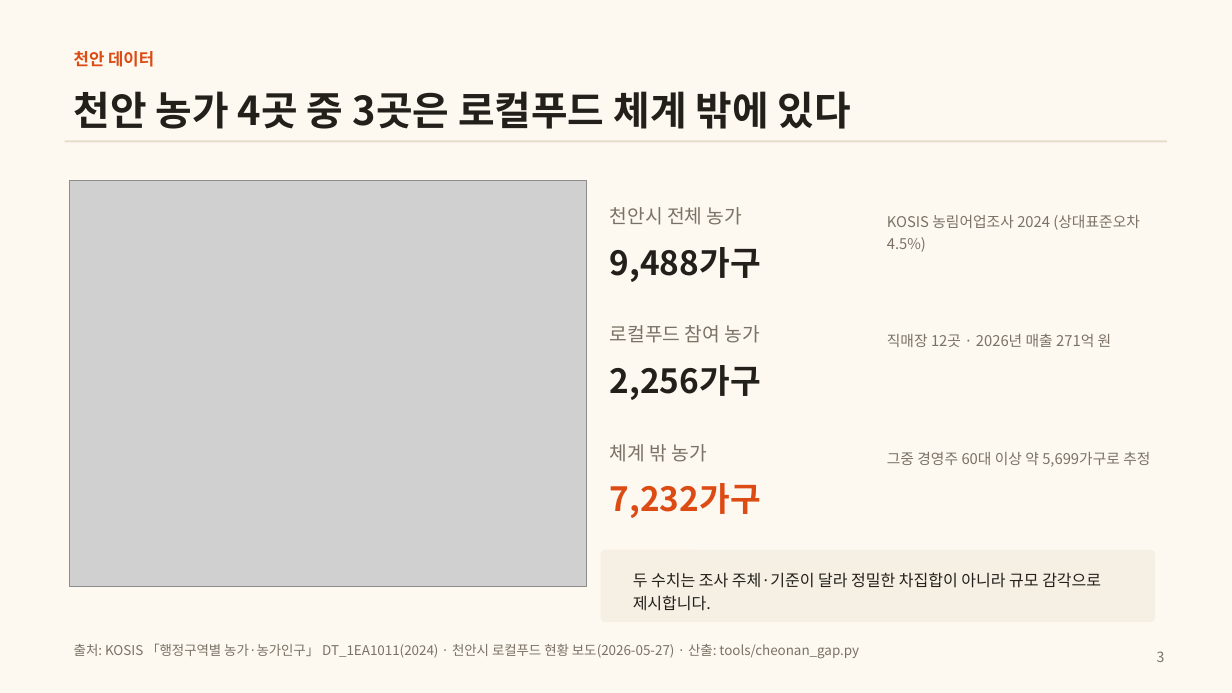
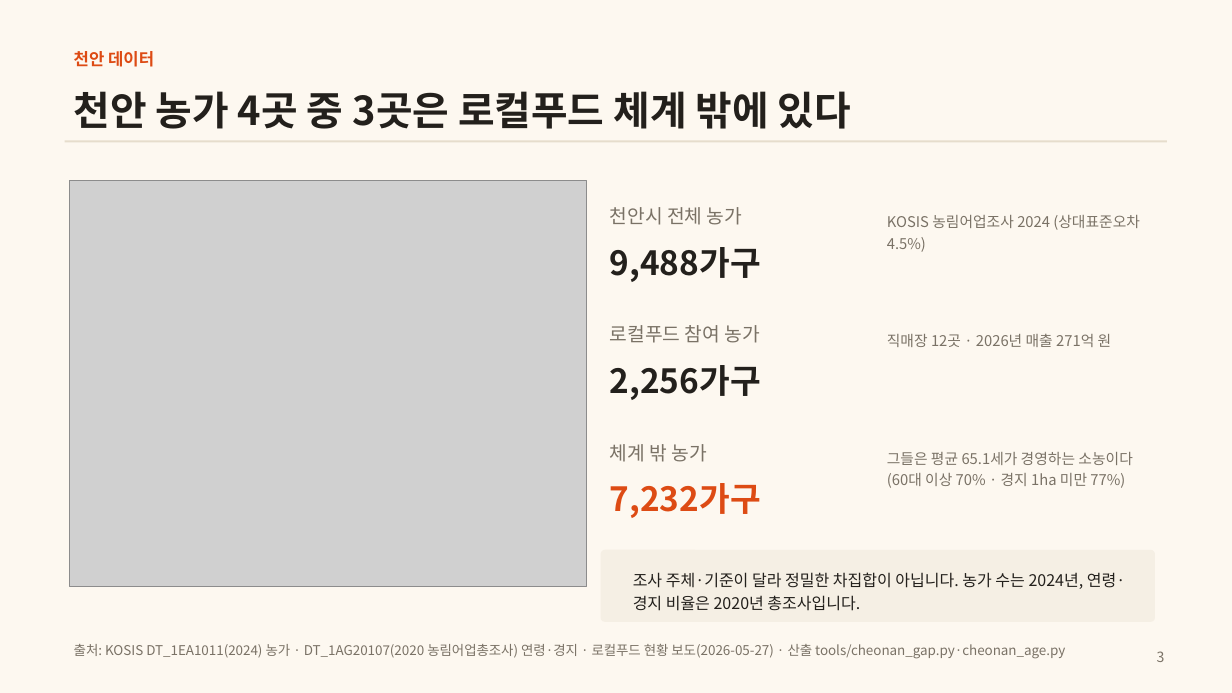
Before and after one commit to nenae16-creator/onfarm, a slide deck: slide 3 of outputs/ON-FARM_천안_기획서.pptx. Drawn at 1232x693 pixels with LibreOffice and Linux fonts; fonts in the diff are those of the drawing; grey boxes stand for pictures. Boxes give left, top, right and bottom in pixels: in the first picture for what was removed or moved away, otherwise in the second. Text is boxed around its words. In the diff, an @@ line names an element or a change of style, - is before the commit and + after.

Commit message:
data: 천안 경영주 연령·경지규모 실측 확보, 전국 78.8% 추정 폐기
종현님이 보내주신 URL(DT_1AG20107)이 정답이었다. 인증키만 비어 있었다.
KOSIS OpenAPI 로 천안시(코드 34010) 원자료를 받았다.

확보 (2020 농림어업총조사, 전수):
  천안 농가 11,111 · 경영주 평균 65.1세
  60대 이상 7,773 = 70.0%
  경지 1ha 미만 8,524 = 76.7%      ← '소농' 을 이제 수치로 말할 수 있다
  (대조) 전국 73.3% · 평균 66.1세 — 천안이 3.3%p 젊다

★폐기: 「전국 경영주 60대 이상 78.8%, 2025 농림어업총조사」
  KOSIS 최신 총조사는 2020년이고 2025년 표는 아직 없다.
  같은 표의 전국값은 73.3%, 2024 표본조사는 83.9% — 78.8% 는 어느 쪽과도 맞지 않는다.
  출처를 확인하지 못한 숫자를 근거원장의 '확인 완료' 칸에 두고 있었다.
  이 값을 곱해 만든 '체계 밖 60대 이상 5,700가구' 도 함께 폐기(→ 약 5,100가구).

★두 번 헛짚은 것도 기록했다: DT_1EA1015·DT_1EA1019 는 농림어업조사(표본)라
  시도까지만 준다. 천안은 총조사 표에만 있다. 표별 지역 레벨을 원장에 표로 남겼다.

tools/cheonan_age.py 로 계산이 재현되고, 다른 분류의 같은 이름에 딸려가지 않는지
--self-test 로 고정했다. 덱 3쪽과 대본을 실측값으로 갱신하고,
연도가 다르다는 점(농가 2024 / 연령 2020)을 슬라이드와 대본 양쪽에 넣었다.
대본은 9분 30초로 재측정(문장 두 개 축약).

```diff
--- a/outputs/ON-FARM_천안_기획서.pptx
+++ b/outputs/ON-FARM_천안_기획서.pptx
@@ text at (x1=887, y1=452, x2=1132, y2=488): text changed @@
-그중 경영주 60대 이상 약 5,699가구로 추정
+그들은 평균 65.1세가 경영하는 소농이다 (60대 이상 70% · 경지 1ha 미만 77%)
@@ text at (x1=633, y1=572, x2=1125, y2=611): text changed @@
-두 수치는 조사 주체·기준이 달라 정밀한 차집합이 아니라 규모 감각으로 제시합니다.
+조사 주체·기준이 달라 정밀한 차집합이 아닙니다. 농가 수는 2024년, 연령·경지 비율은 2020년 총조사입니다.
@@ text at (x1=74, y1=644, x2=1065, y2=659): text changed @@
-출처: KOSIS 「행정구역별 농가·농가인구」 DT_1EA1011(2024) · 천안시 로컬푸드 현황 보도(2026-05-27) · 산출: tools/cheonan_gap.py
+출처: KOSIS DT_1EA1011(2024) 농가 · DT_1AG20107(2020 농림어업총조사) 연령·경지 · 로컬푸드 현황 보도(2026-05-27) · 산출 tools/cheonan_gap.py·cheonan_age.py
```
Also in this commit, not shown: 11 other files.
